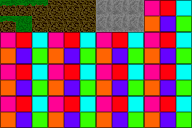
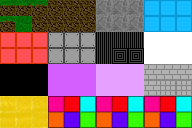
Comparing the layer stacks of the two 192px x 128px images. Changes:
added layer "Sand" above "Brick" over [0, 32, 128, 128]
added layer "Brick" above "Paint Layer 1" over [128, 64, 192, 96]
added layer "Light Crystal" above "Crystal" over [64, 64, 192, 96]
added layer "Crystal" above "Smaug" over [0, 64, 128, 128]
added layer "Smaug" above "Cloud" over [0, 64, 64, 128]
added layer "Cloud" above "Wire" over [128, 0, 192, 96]
added layer "Wire" above "Steel" over [64, 0, 192, 64]
added layer "Steel" above "Red4" over [0, 32, 128, 128]
added layer "Red4" above "Blue3" over [0, 32, 64, 128]
added layer "Blue3" above "Stone2" over [128, 0, 192, 64]